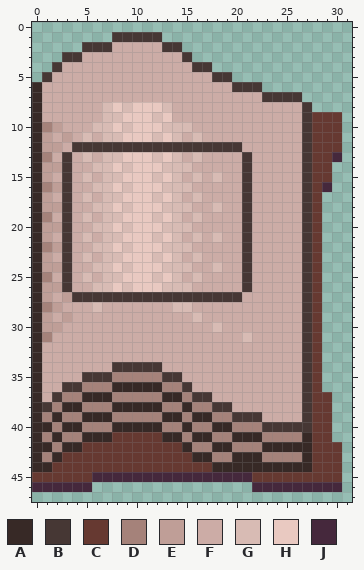
A pixel-art file gets an edit: game/assets/sprites/rebekah/right_page.aseprite. Above, as it was before the edit.
32x48 pixels, 1 frame.
Palette (. is transparent): A #372926  B #463734  C #663931  D #a5827a  E #bf9e97  F #ccaca6  G #d8bbb4  H #e9c9c1  J #45283c
Pixels before, first column x 0:
 1 ........BBBBB..................
 2 .....BBBFFFFFBB................
 3 ...BBFFFFFFFFFFB...............
 4 ..BFFFFFFFFFFFFFBB.............
 5 .BFFFFFFFFFFFFFFFFBB...........
 6 AFFFFFFFFFFFFFFFFFFFBBB........
 7 AFFFFFFFFFFFFFFFFFFFFFFBBBB....
 8 AFFFFFFGHGHHHGFFFFFFFFFFFFFB...
 9 AFFFFFFGGHHHGHFFFFFFFFFFFFFBCCC
10 ADEFFFGGHGHHHGGGFFFFFFFFFFFBCCC
11 AEFEFGFGGHHHGHGFGFFFFFFFFFFBCCC
12 AEEFBBBBBBBBBBBBBBBBBFFFFFFBCCC
13 ADFBFGFGGHHHGHGFGFFFFBFFFFFBCCJ
14 AEEBFFGGHGHHHGGGFFFFFBFFFFFBCC.
15 AEFBFGFGGHHHGHGFGFGFFBFFFFFBCC.
16 ADEBFFGGHGHHHGGGFFFFFBFFFFFBCJ.
17 AEFBFGFGGHHHGHGFGFFFFBFFFFFBC..
18 AEEBFFGGHGHHHGGGFFGFFBFFFFFBC..
19 ADFBFGFGGHHHGHGFGFFFFBFFFFFBC..
20 AEEBFFGGHGHHHGGGFFFFFBFFFFFBC..
21 AEFBFGFGGHHHGHGFGFGFFBFFFFFBC..
22 ADEBFFGGHGHHHGGGFFFFFBFFFFFBC..
23 AEFBFGFGGHHHGHGFGFFFFBFFFFFBC..
24 AEEBFFGGHGHHHGGGFFGFFBFFFFFBC..
25 ADFBFGFGGHHHGHGFGFFFFBFFFFFBC..
26 AEEBFFGGHGHHHGGGFFFFFBFFFFFBC..
27 AEFEBBBBBBBBBBBBBBBBBFFFFFFBC..
28 ADEFFFGFFFFFFFGGFFFFFFFFFFFBC..
29 AEFEFFFFFFFFFFFFGFFFFFFFFFFBC..
30 AEEFFFFFFFFFFFFFFFGFFFFFFFFBC..
31 ADFFFFFFFFFFFFFFFFFFFGFFFFFBC..
32 AFFFFFFFFFFFFFFFFFFFFFFFFFFBC..
33 AFFFFFFFFFFFFFFFFFFFFFFFFFFBC..
34 AFFFFFFFBBBBBFFFFFFFFFFFFFFBC..
35 AFFFFBBBDDDDDBBFFFFFFFFFFFFBC..
36 AFFBBDDDAAAAADDBFFFFFFFFFFFBC..
37 AFBDDAAADDDDDAADBBFFFFFFFFFBCC.
38 ABDAADDDAAAAADDADDBBFFFFFFFBCC.
39 ADADDAAADDDDDAADAADDBBBFFFFBCC.
40 AADAADDDAAAAADDADDAADDDBBBBBCC.
41 ADADDAAACCCCCAADAADDAAADDDDACC.
42 AADAACCCCCCCCCCADDAADDDAAAAACCC
43 ADACCCCCCCCCCCCCAADDAAADDDDACCC
44 AACCCCCCCCCCCCCCCCAAAAAAAAAACCC
45 CCCCCCJJJJJJJJJJJJJJJJCCCCCCCCC
46 JJJJJJ................JJJJJJJJJ
The result:
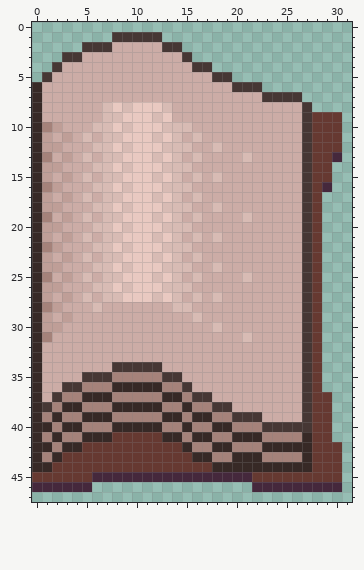
Changes in this commit:
{"y":12,"x":4,"old":"BBBBBBBBBBBBBBBBB","new":"FFGGHGHHHGGGFFGFF"}
{"y":13,"x":3,"old":"B","new":"E"}
{"y":13,"x":21,"old":"B","new":"G"}
{"y":14,"x":3,"old":"B","new":"F"}
{"y":14,"x":21,"old":"B","new":"F"}
{"y":15,"x":3,"old":"B","new":"E"}
{"y":15,"x":21,"old":"B","new":"F"}
{"y":16,"x":3,"old":"B","new":"F"}
{"y":16,"x":21,"old":"B","new":"F"}
{"y":17,"x":3,"old":"B","new":"E"}
{"y":17,"x":21,"old":"B","new":"F"}
{"y":18,"x":3,"old":"B","new":"F"}
{"y":18,"x":21,"old":"B","new":"F"}
{"y":19,"x":3,"old":"B","new":"E"}
{"y":19,"x":21,"old":"B","new":"G"}
{"y":20,"x":3,"old":"B","new":"F"}
{"y":20,"x":21,"old":"B","new":"F"}
{"y":21,"x":3,"old":"B","new":"E"}
{"y":21,"x":21,"old":"B","new":"F"}
{"y":22,"x":3,"old":"B","new":"F"}
{"y":22,"x":21,"old":"B","new":"F"}
{"y":23,"x":3,"old":"B","new":"E"}
{"y":23,"x":21,"old":"B","new":"F"}
{"y":24,"x":3,"old":"B","new":"F"}
{"y":24,"x":21,"old":"B","new":"F"}
{"y":25,"x":3,"old":"B","new":"E"}
{"y":25,"x":21,"old":"B","new":"G"}
{"y":26,"x":3,"old":"B","new":"F"}
{"y":26,"x":21,"old":"B","new":"F"}
{"y":27,"x":4,"old":"BBBBBBBBBBBBBBBBB","new":"FGFGGHHHGHGFGFGFF"}
{"label":"changed","picture_box":[62,142,252,302]}
